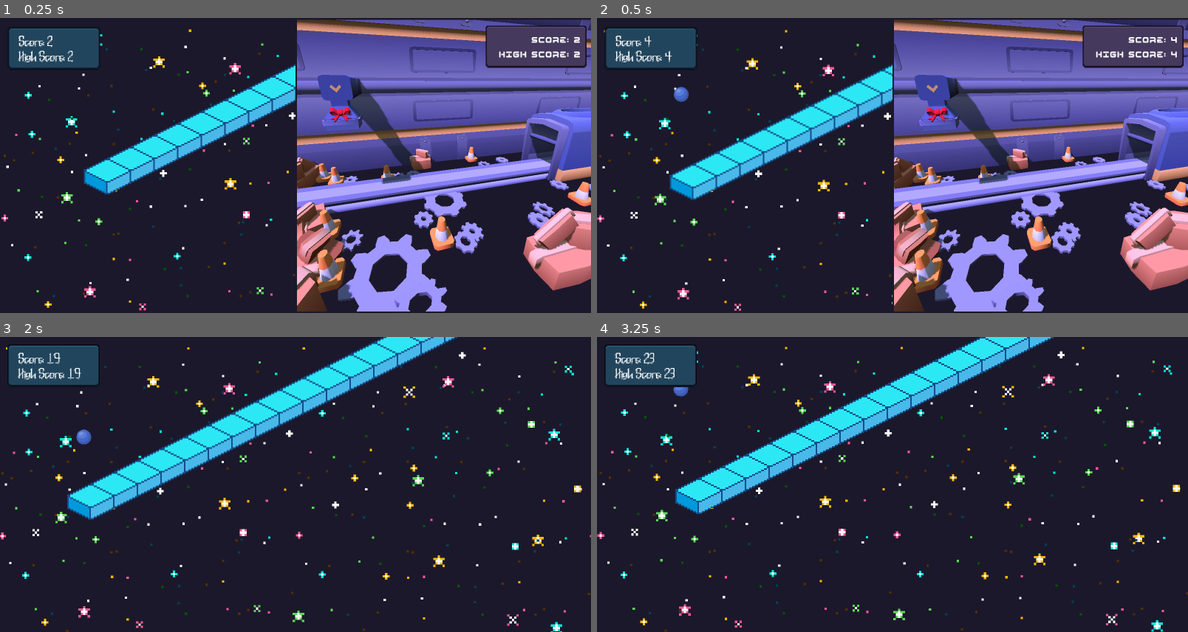
Above: before the commit, frames 1-4 (two rows, left to right).
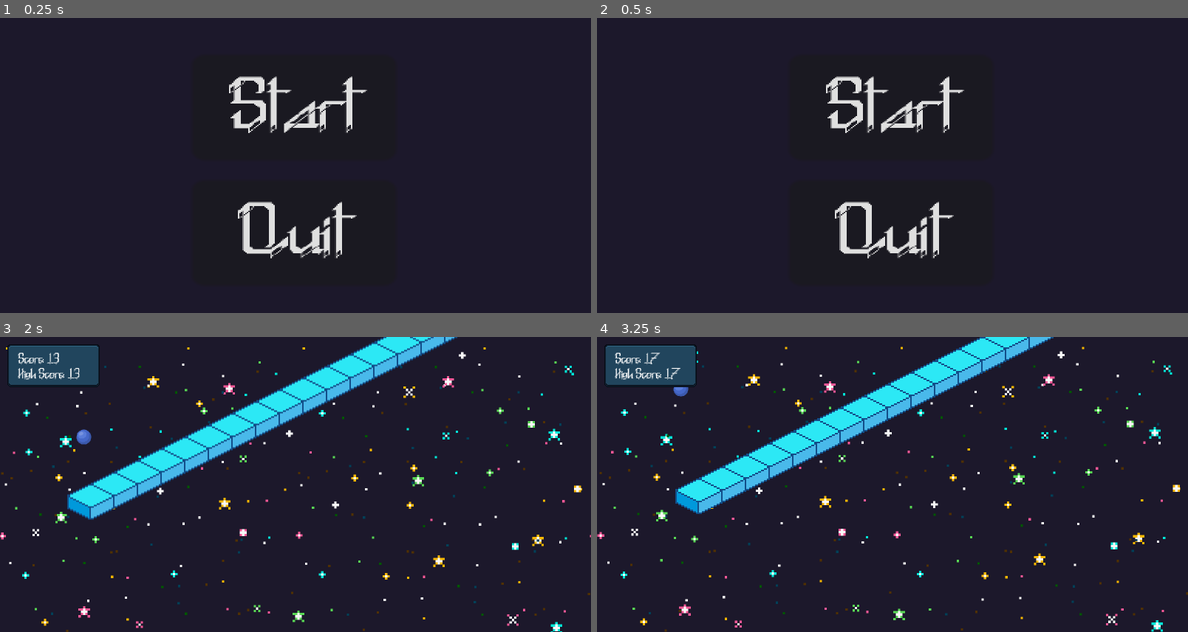
Above: after the commit, the same moments.

Repository: ofknee/tap-tap-tap
Game: Godot game, scene res://scenes/important/start_screen.tscn
Two runs of this game, one before a commit and one after it. Both use one fixed random seed, a clock stepped at 60 frames per second and the inputs below. Before the commit the project starts from res://scenes/root.tscn.
Inputs (mouse positions are in pixels of both pictures, inside the frame that each line leads up to):
- Up to frame 1 (0.25 s): no input
- Up to frame 2 (0.5 s): no input
- Up to frame 3 (2 s): click (301, 425) at 0.5 s, where only the run after the commit has a clickable "Start"; tap Enter at 1.25 s; hold Right (RIGHT) from 1.28 s (still down); tap Shift (SWITCH) at 1.35 s
- Up to frame 4 (3.25 s): release Right (RIGHT) at 2.03 s; hold A (LEFT) 2.03-2.78 s; tap Shift (SWITCH) at 2.1, 2.85 s; tap Space at 2.75 s; hold Right (RIGHT) from 2.78 s (still down)

The runs differ from the first frame. In frame 1, 45% of the frame differs, in the area x 0-100%, y 0-100%; in frame 2, 46%; in frame 3, less than 0.1%; in frame 4, 0.1%.

Commit message:
start screen main scene

Diff:
--- a/project.godot
+++ b/project.godot
@@ -11,7 +11,7 @@
 [application]
 
 config/name="tap-tap-tap"
-run/main_scene="uid://cmsi35hi4e0ks"
+run/main_scene="uid://b1yyowud05fxi"
 config/features=PackedStringArray("4.7", "GL Compatibility")
 config/icon="res://icon.svg"
 
